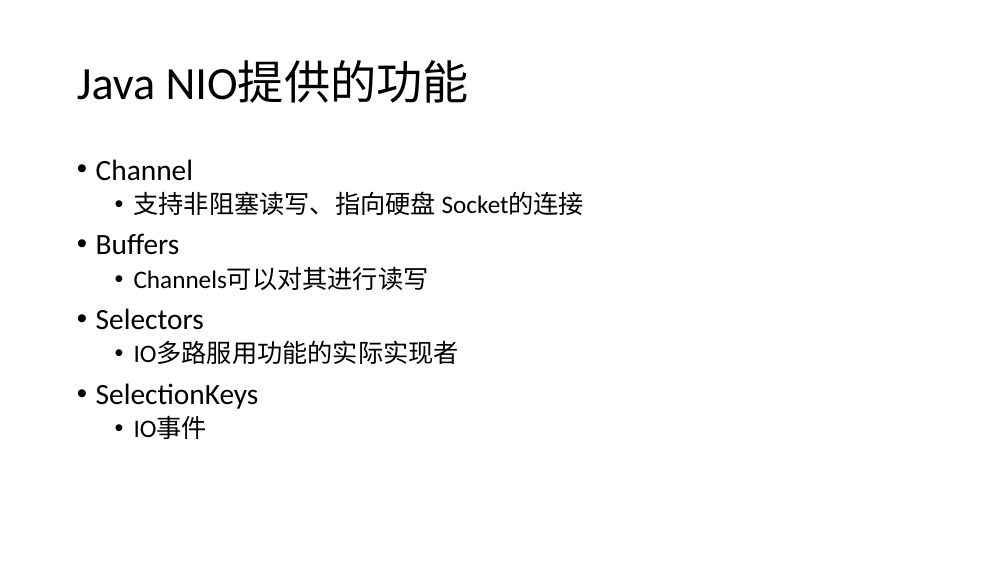
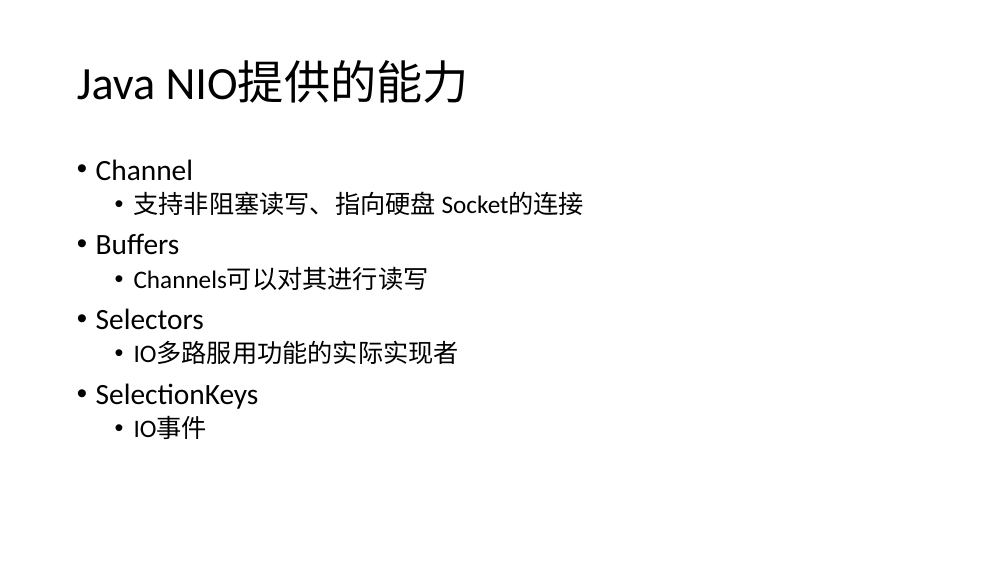
Before and after one commit to zy475459736/progress, a slide deck: slide 14 of io/Netty.pptx (slide 12 before the commit). Drawn at 1008x567 pixels with LibreOffice and Linux fonts; fonts in the diff are those of the drawing. Boxes give left, top, right and bottom in pixels: in the first picture for what was removed or moved away, otherwise in the second. Text is boxed around its words. In the diff, an @@ line names an element or a change of style, - is before the commit and + after.

```diff
--- a/io/Netty.pptx
+++ b/io/Netty.pptx
@@ title at box(77, 61, 469, 103): text changed @@
-Java NIO提供的功能
+Java NIO提供的能力
```
Also in this commit, not shown: 4 other slides changed, 5 slides added, 3 slides removed.
